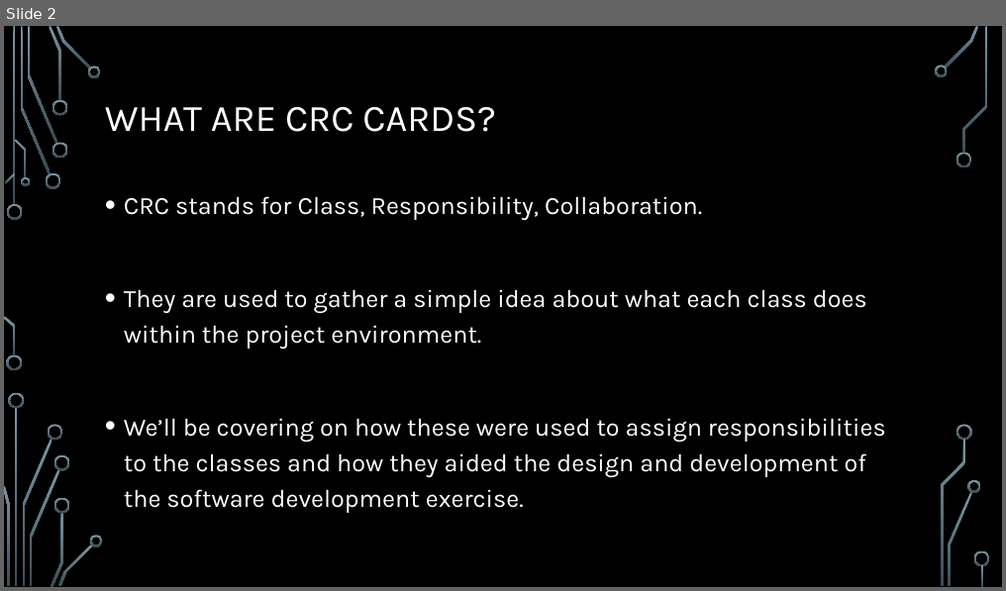
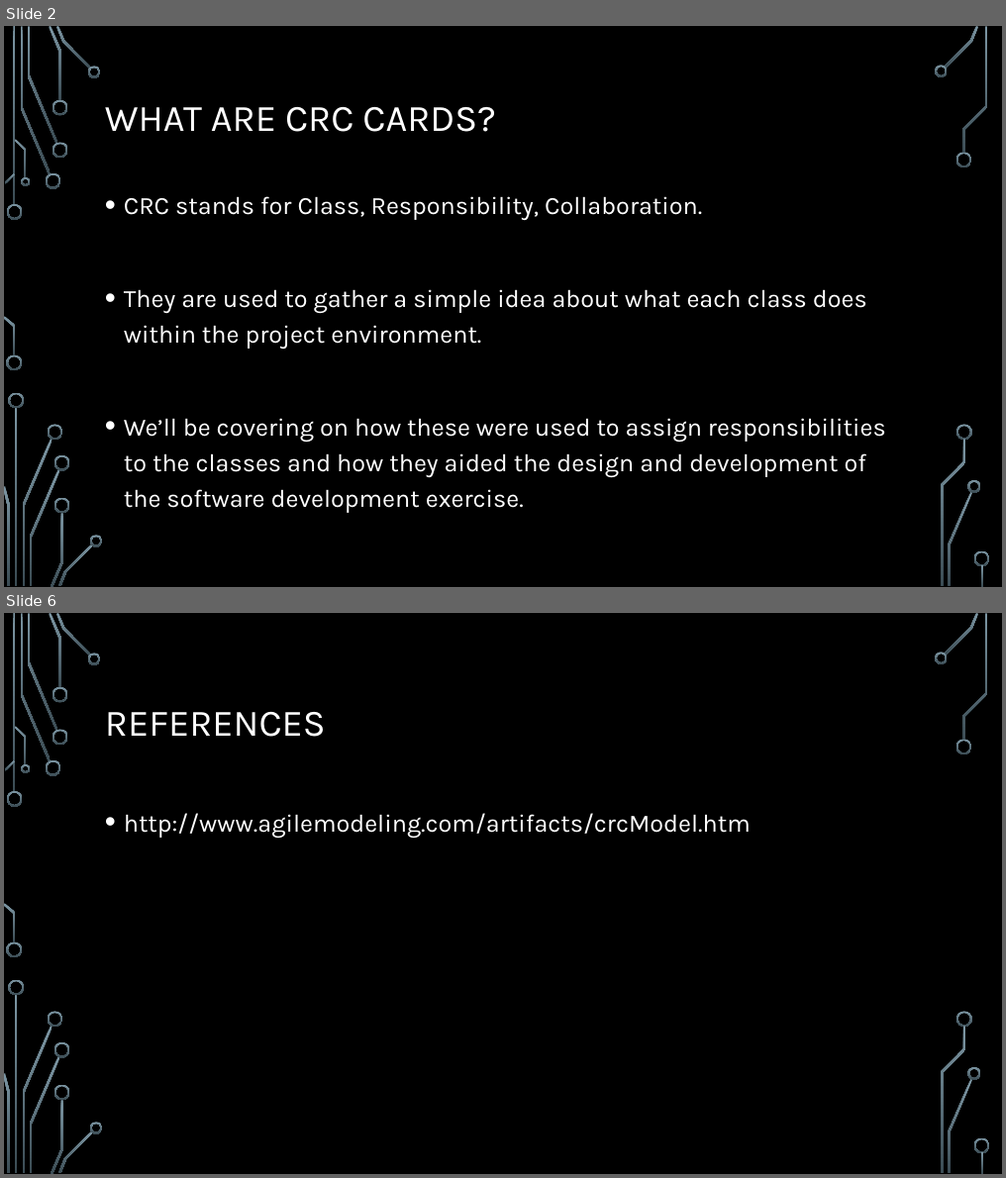
Before and after one commit to CodeBreaker707/Software-Systems-Development, a slide deck: Topic 4 - AE1.pptx. Shown one above the other, each under a label of ours: slide 2 before the commit, slides 2 and 6 after it; the slides between them are not shown. The pictures are 1006x591 and 1006x1178 pixels, drawn with LibreOffice and Linux fonts; fonts in the diff are those of the drawing; background and template pictures are left out. Boxes give left, top, right and bottom in pixels: in the first picture for what was removed or moved away, otherwise in the second. Text is boxed around its words. In the diff, an @@ line names an element or a change of style, - is before the commit and + after.

```diff
--- a/Topic 4 - AE1.pptx
+++ b/Topic 4 - AE1.pptx
@@ slide 6 added at box(4, 613, 1002, 1174), background picture (left out); not listed: 36 template elements that a slide beside it also shows @@
@@ title added at box(105, 712, 326, 737), 36 pt, text #FFFFFF @@
+REFERENCES
@@ text added at box(124, 813, 750, 838), 24 pt, text #FFFFFF @@
+• http://www.agilemodeling.com/artifacts/crcModel.htm
```
Also in this commit, not shown: 1 slide changed, 2 other slides added, 1 slide removed, 4 other files.
